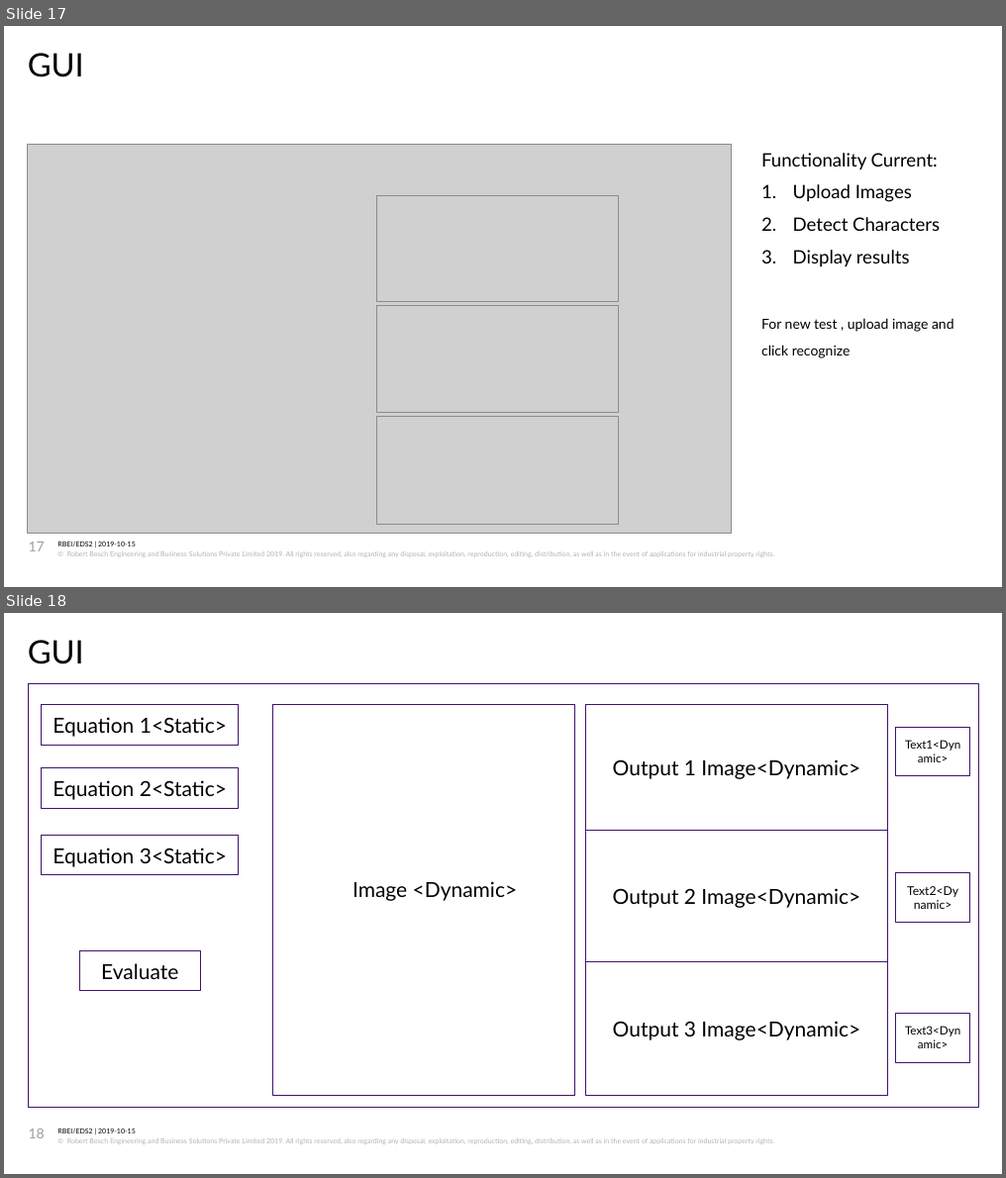
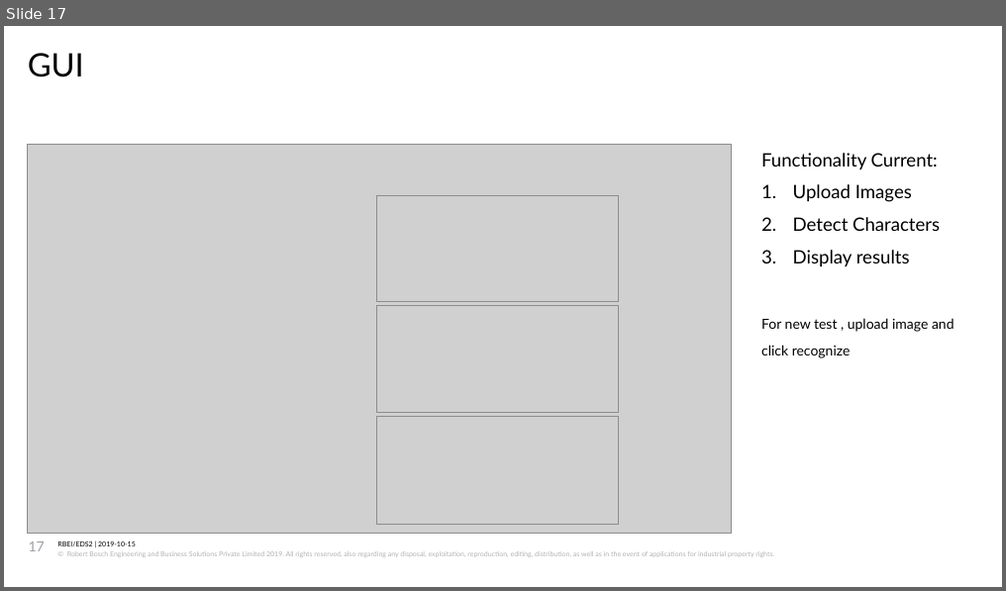
Before and after one commit to bijonguha/Bosch, a slide deck: intel_ocr/docs/intel_review_5thNov_V2.0.pptx. Shown one above the other, each under a label of ours: slides 17 and 18 before the commit, slide 17 after it. The pictures are 1006x1178 and 1006x591 pixels, drawn with LibreOffice and Linux fonts; fonts in the diff are those of the drawing; grey boxes stand for pictures; background and template pictures are left out. Boxes give left, top, right and bottom in pixels: in the first picture for what was removed or moved away, otherwise in the second. Text is boxed around its words. In the diff, an @@ line names an element or a change of style, - is before the commit and + after.

```diff
--- a/intel_ocr/docs/intel_review_5thNov_V2.0.pptx
+++ b/intel_ocr/docs/intel_review_5thNov_V2.0.pptx
@@ slide 18 removed at box(4, 613, 1002, 1174), background #FFFFFF; not listed: 2 template elements that a slide beside it also shows @@
@@ text removed at box(28, 640, 84, 664) @@
-GUI
@@ rectangle removed at box(28, 683, 978, 1106) @@
@@ rectangle removed at box(42, 704, 239, 745) @@
-Equation 1<Static>
@@ rectangle removed at box(272, 704, 574, 1095) @@
@@ rectangle removed at box(585, 704, 887, 830) @@
-Output 1 Image<Dynamic>
@@ rectangle removed at box(895, 727, 969, 776) @@
-Text1<Dynamic>
@@ rectangle removed at box(42, 767, 239, 808) @@
-Equation 2<Static>
@@ rectangle removed at box(42, 835, 239, 875) @@
-Equation 3<Static>
@@ rectangle removed at box(585, 830, 887, 961) @@
-Output 2 Image<Dynamic>
@@ rectangle removed at box(895, 873, 969, 922) @@
-Text2<Dynamic>
@@ text removed at box(352, 881, 518, 901) @@
-Image <Dynamic>
@@ rectangle removed at box(79, 952, 201, 991) @@
-Evaluate
@@ rectangle removed at box(585, 962, 887, 1096) @@
-Output 3 Image<Dynamic>
@@ rectangle removed at box(895, 1013, 969, 1062) @@
-Text3<Dynamic>
@@ page number removed at box(29, 1129, 45, 1139) @@
-18
```
Also in this commit, not shown: 36 other files.
